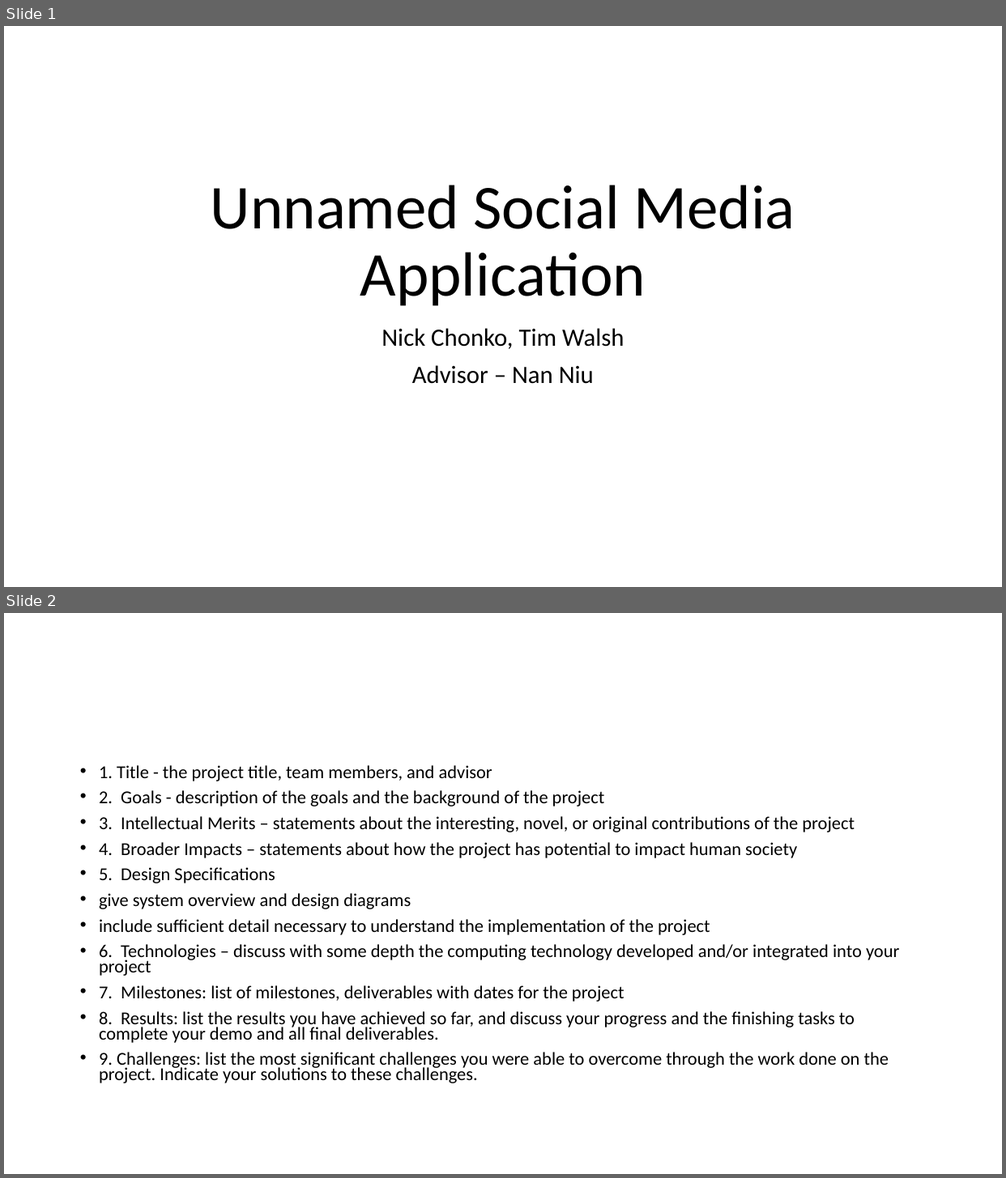
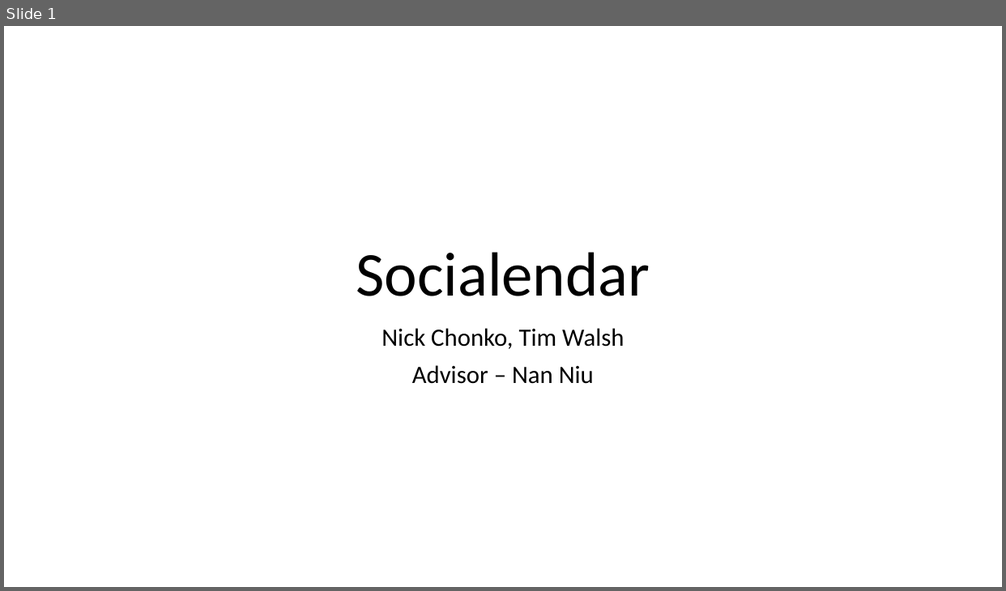
Before and after one commit to nicyapi/senior-design-projekt-master, a slide deck: ASSN_3.pptx. Shown one above the other, each under a label of ours: slides 1 and 2 before the commit, slide 1 after it. The pictures are 1006x1178 and 1006x591 pixels, drawn with LibreOffice and Linux fonts; fonts in the diff are those of the drawing. Boxes give left, top, right and bottom in pixels: in the first picture for what was removed or moved away, otherwise in the second. Text is boxed around its words. In the diff, an @@ line names an element or a change of style, - is before the commit and + after.

```diff
--- a/ASSN_3.pptx
+++ b/ASSN_3.pptx
@@ slide 2 removed at (4,613,1002,1174), background #FFFFFF @@
@@ text removed at (99,765,899,1084) @@
-• 1. Title - the project title, team members, and advisor
-• 2. Goals - description of the goals and the background of the project
-• 3. Intellectual Merits – statements about the interesting, novel, or original contributions of the project
-• 4. Broader Impacts – statements about how the project has potential to impact human society
-• 5. Design Specifications
-• give system overview and design diagrams
-• include sufficient detail necessary to understand the implementation of the project
-• 6. Technologies – discuss with some depth the computing technology developed and/or integrated into your project
-• 7. Milestones: list of milestones, deliverables with dates for the project
-• 8. Results: list the results you have achieved so far, and discuss your progress and the finishing tasks to complete your demo and all final deliverables.
-• 9. Challenges: list the most significant challenges you were able to overcome through the work done on the project. Indicate your solutions to these challenges.
@@ slide 1 changed as well @@
@@ title at (356,252,650,297): text changed @@
-Unnamed Social Media Application
+Socialendar
```
Also in this commit, not shown: 3 other slides changed, 5 slides added, 5 other slides removed.
